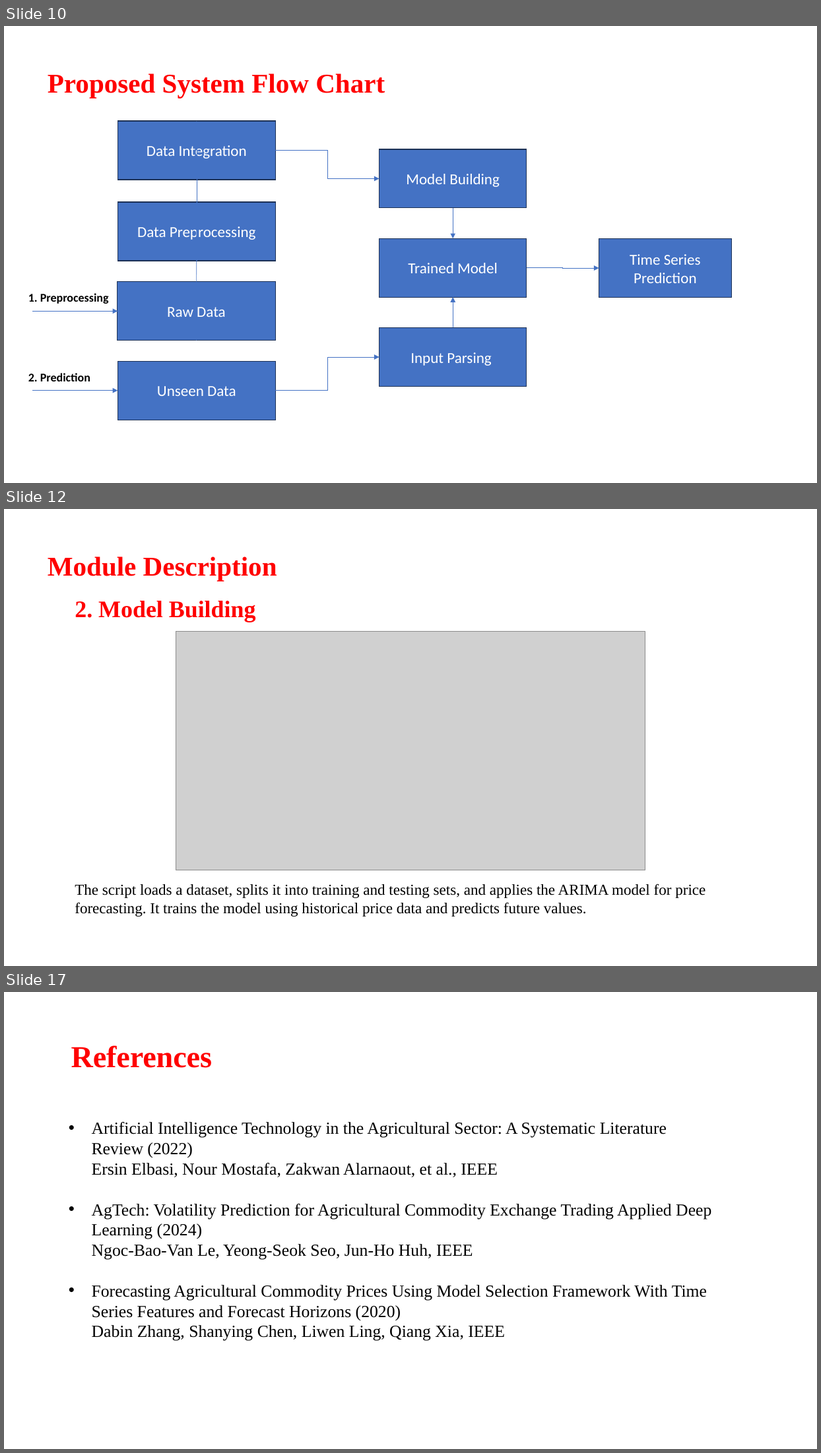
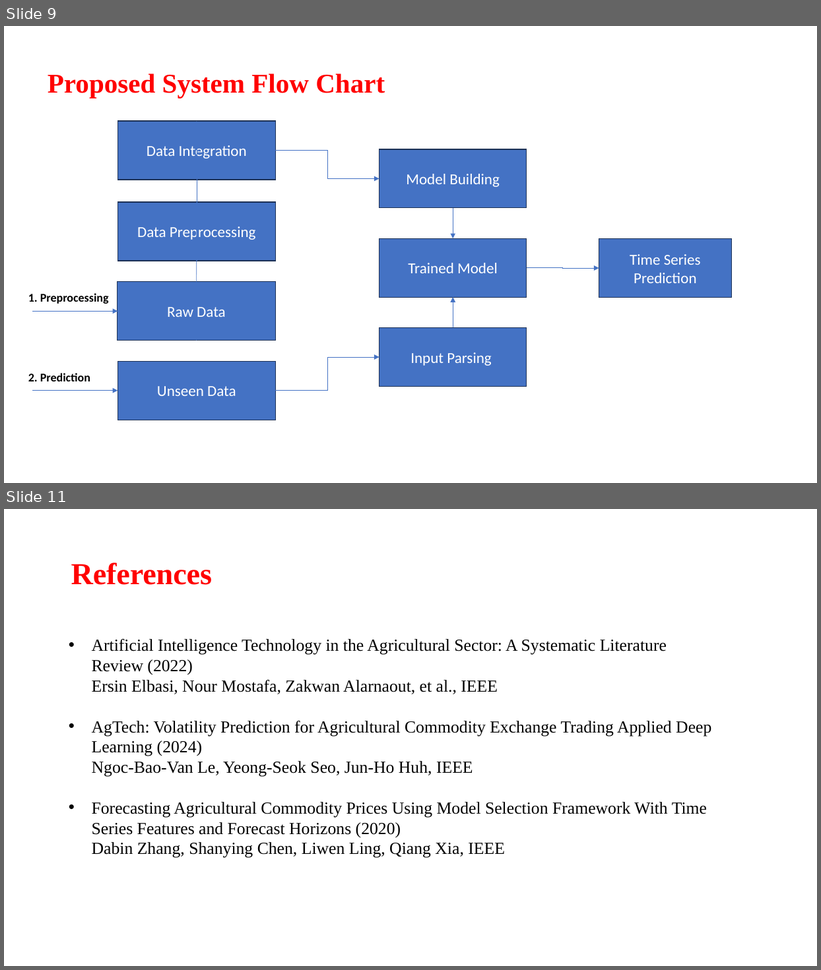
Before and after one commit to Aashif786/Coding_Assistant, a slide deck: ppts/0th Review.pptx. Shown one above the other, each under a label of ours: slides 10, 12 and 17 before the commit, slides 9 and 11 after it; the slides between them are not shown. The pictures are 821x1453 and 821x970 pixels, drawn with LibreOffice and Linux fonts; fonts in the diff are those of the drawing; grey boxes stand for pictures; background and template pictures are left out. Boxes give left, top, right and bottom in pixels: in the first picture for what was removed or moved away, otherwise in the second. Text is boxed around its words. In the diff, an @@ line names an element or a change of style, - is before the commit and + after.

```diff
--- a/ppts/0th Review.pptx
+++ b/ppts/0th Review.pptx
@@ slide 12 removed at (x1=4, y1=509, x2=817, y2=966), background picture (left out) @@
@@ text removed at (x1=48, y1=557, x2=277, y2=581) @@
-Module Description
@@ text removed at (x1=75, y1=601, x2=256, y2=622) @@
-2. Model Building
@@ picture removed at (x1=176, y1=632, x2=645, y2=871) @@
@@ text removed at (x1=75, y1=884, x2=706, y2=917) @@
-The script loads a dataset, splits it into training and testing sets, and applies the ARIMA model for price forecasting. It trains the model using historical price data and predicts future values.
@@ what was slide 10 is now slide 9 @@
@@ what was slide 17 is now slide 11 @@
```
Also in this commit, not shown: 4 slides changed, 2 slides added, 11 other slides removed.
